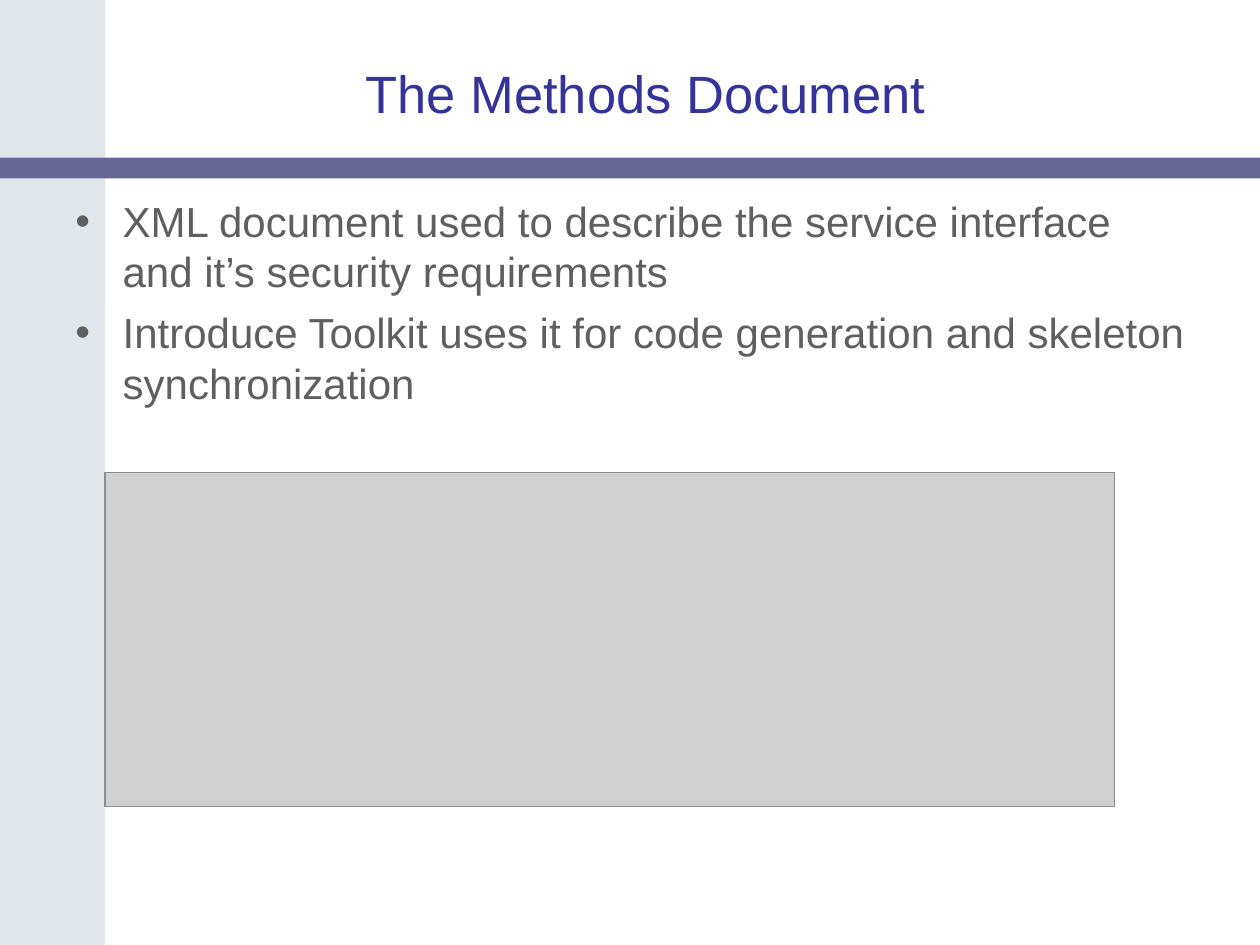
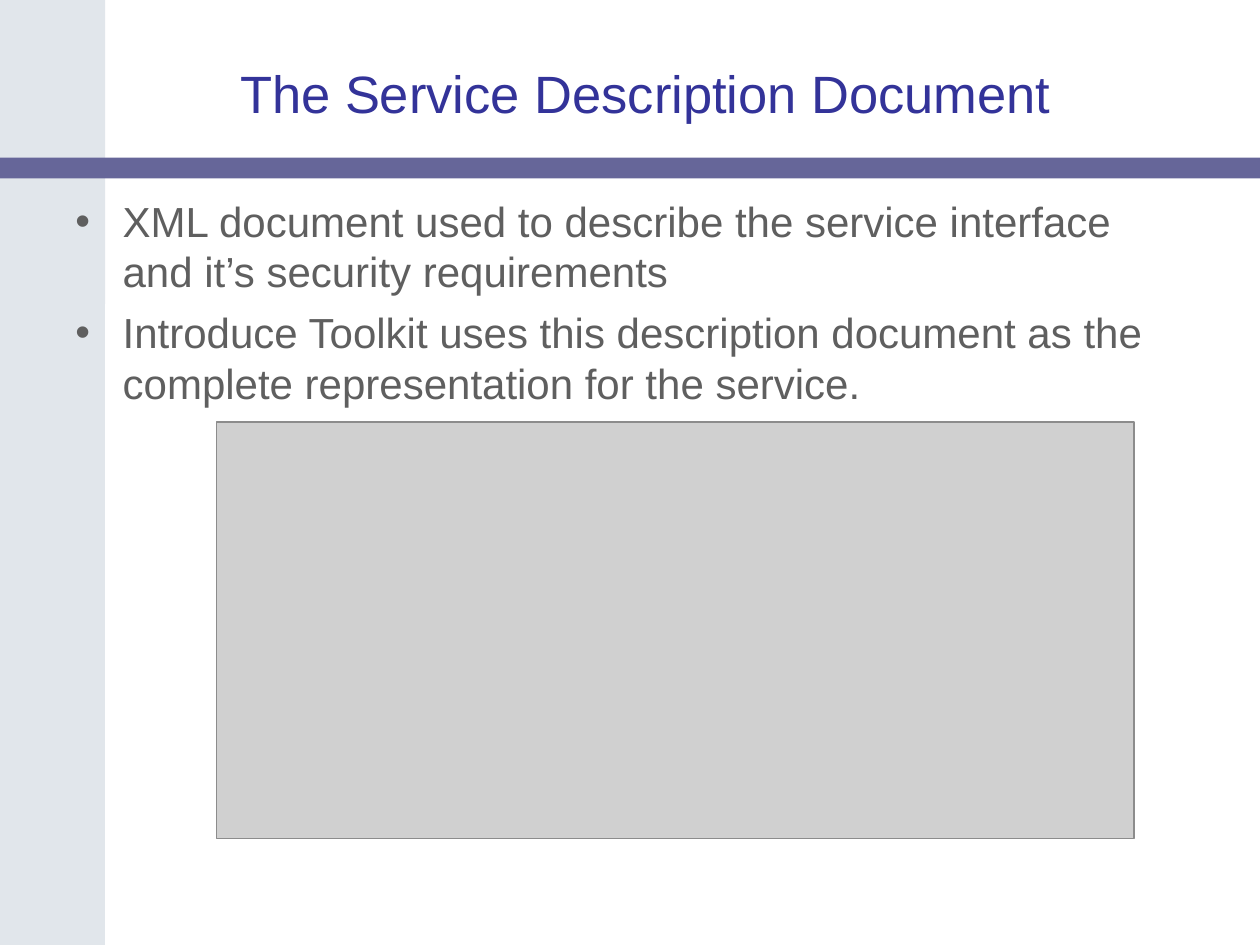
Before and after one commit to NCIP/cagrid-docs, a slide deck: slide 15 of presentations/200607_VCDE_ARCH/caGrid-Joint-F2F-Introduce.ppt (slide 33 before the commit). Drawn at 1260x945 pixels with LibreOffice and Linux fonts; fonts in the diff are those of the drawing; grey boxes stand for pictures; background and template pictures are left out. Boxes give left, top, right and bottom in pixels: in the first picture for what was removed or moved away, otherwise in the second. Text is boxed around its words. In the diff, an @@ line names an element or a change of style, - is before the commit and + after.

```diff
--- a/presentations/200607_VCDE_ARCH/caGrid-Joint-F2F-Introduce.ppt
+++ b/presentations/200607_VCDE_ARCH/caGrid-Joint-F2F-Introduce.ppt
@@ title at (x1=240, y1=75, x2=1050, y2=124): text changed @@
-The Methods Document
+The Service Description Document
@@ text at (x1=123, y1=317, x2=1142, y2=407): text changed @@
-• Introduce Toolkit uses it for code generation and skeleton synchronization
+• Introduce Toolkit uses this description document as the complete representation for the service.
@@ picture resized from (x1=105, y1=472, x2=1114, y2=806) to (x1=217, y1=422, x2=1134, y2=839) @@
```
Also in this commit, not shown: 3 other slides changed, 3 slides added, 2 slides removed.
